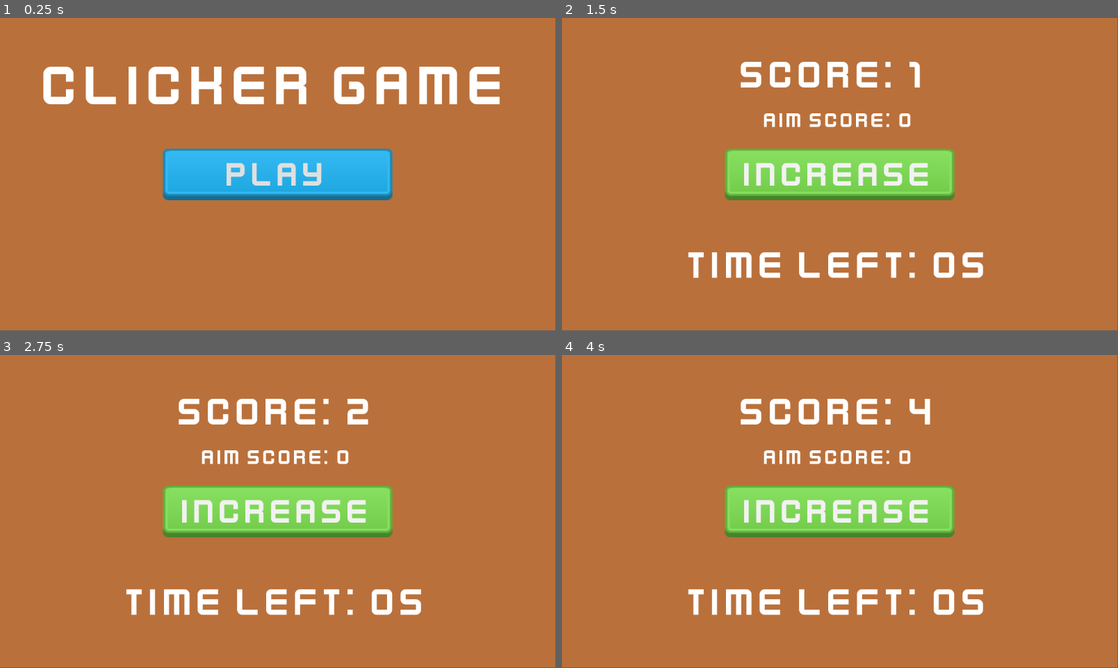
Above: before the commit, frames 1-4 (two rows, left to right).
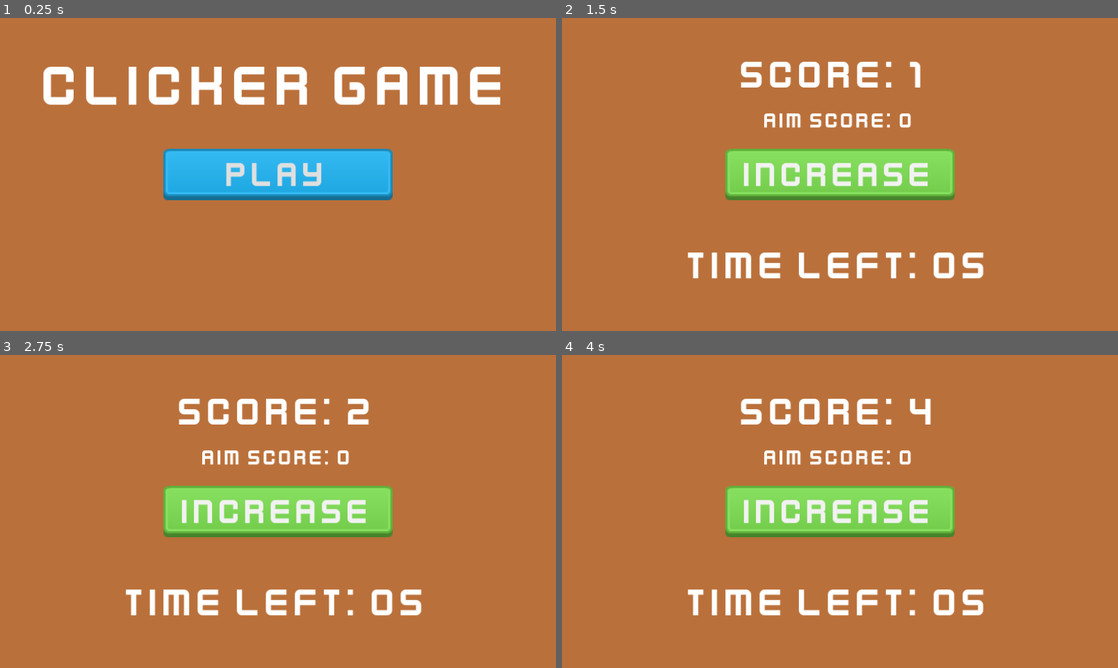
Above: after the commit, the same moments.

Repository: dspad/GodotMobileProject
Game: Godot game, scene res://Menu.tscn
Same seed, same stepped clock (60 frames per second), same inputs: the game is played once before the commit and once after it.
Inputs:
- Up to frame 1 (0.25 s): no input
- Up to frame 2 (1.5 s): click "Play" at 0.5 s; click "Increase" at 1.25 s
- Up to frame 3 (2.75 s): click "Increase" at 2 s
- Up to frame 4 (4 s): click "Increase" at 2.75 s; tap Enter at 3.5 s
In our replay, the window is 799x449 before the commit and 800x450 after it. These sizes can differ from the game's own. Grey fills any space a smaller window leaves; there, only what the larger window draws over its background counts as a difference.

The runs differ from the first frame. In frame 1, 1.3% of the frame differs, in the area x 7-90%, y 15-59%; in frame 2, 1.6%; in frame 3, 1.6%; in frame 4, 1.6%, in the area x 22-76%, y 14-84%.

Commit message:
Stretch Mode enable

Diff:
--- a/project.godot
+++ b/project.godot
@@ -15,6 +15,12 @@
 config/features=PackedStringArray("4.3", "Mobile")
 config/icon="res://icon.svg"
 
+[display]
+
+window/stretch/mode="canvas_items"
+window/stretch/aspect="expand"
+window/handheld/orientation=6
+
 [rendering]
 
 renderer/rendering_method="mobile"
